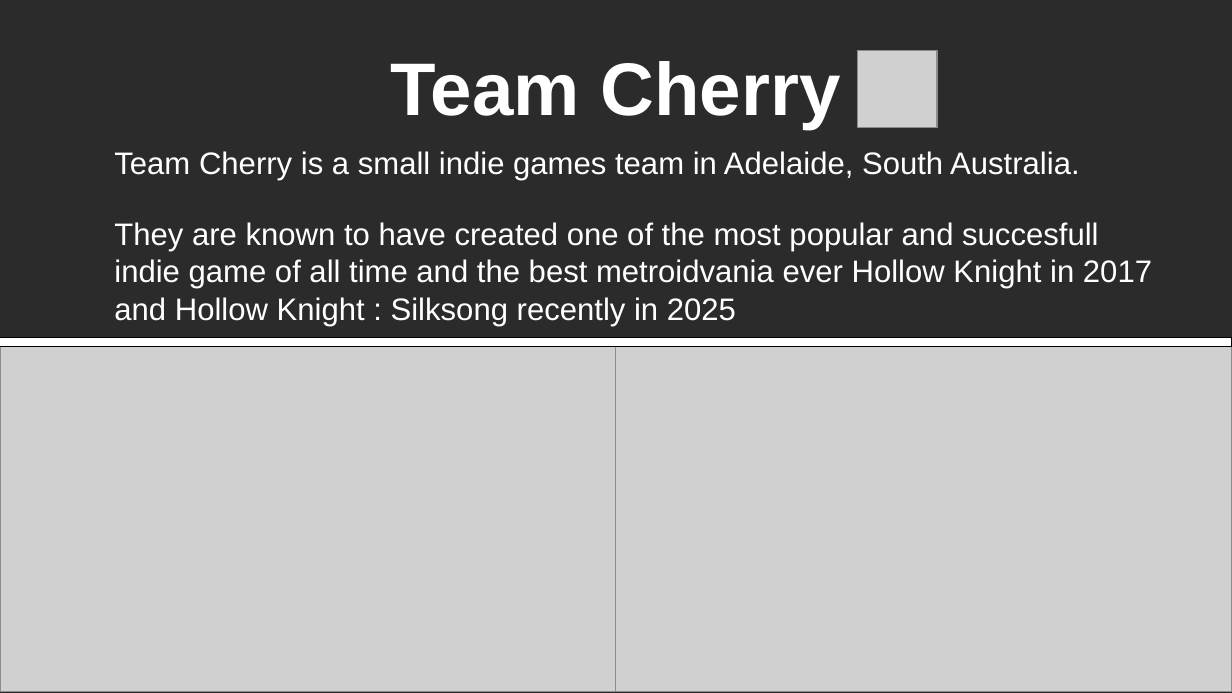
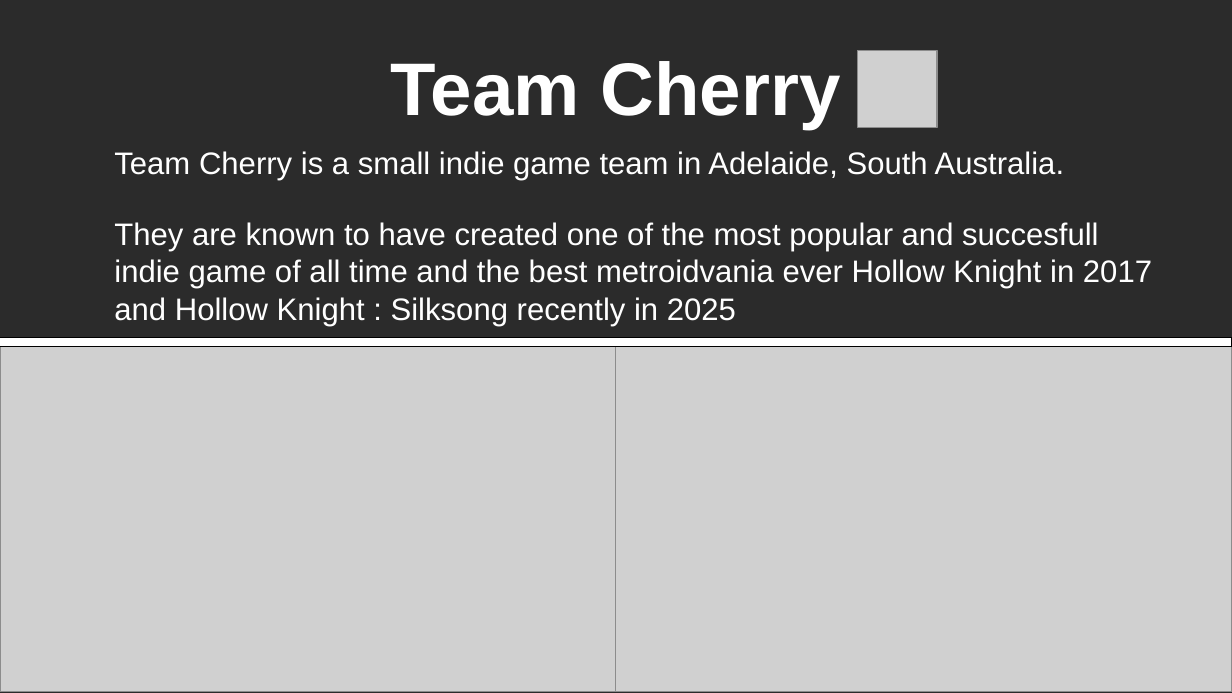
Before and after one commit to Gabi-Zar/The-Last-Aborigene, a slide deck: slide 2 of assets/diapo/diapo.odp. Drawn at 1232x693 pixels with LibreOffice and Linux fonts; fonts in the diff are those of the drawing; grey boxes stand for pictures; background and template pictures are left out; a plain dark background stands for a picture behind light text. Boxes give left, top, right and bottom in pixels: in the first picture for what was removed or moved away, otherwise in the second. Text is boxed around its words. In the diff, an @@ line names an element or a change of style, - is before the commit and + after.

```diff
--- a/assets/diapo/diapo.odp
+++ b/assets/diapo/diapo.odp
@@ text at (x1=114, y1=151, x2=1064, y2=180): text changed @@
-Team Cherry is a small indie games team in Adelaide, South Australia.
+Team Cherry is a small indie game team in Adelaide, South Australia.
```
Also in this commit, not shown: 1 other slide changed, 1 slide added, 1 other file.
